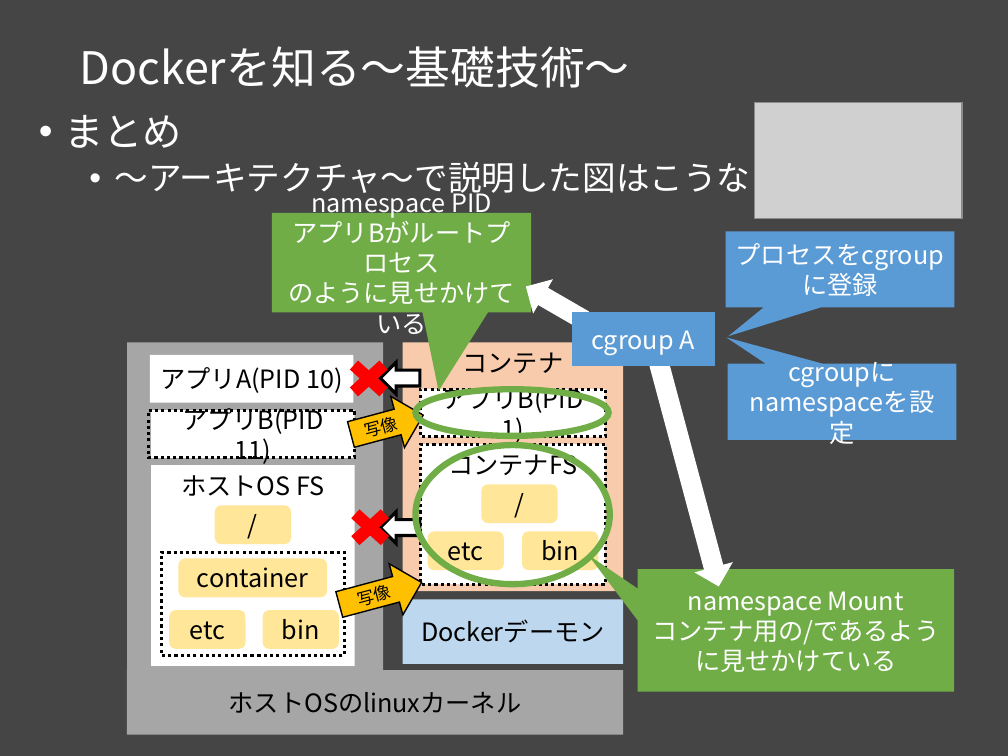
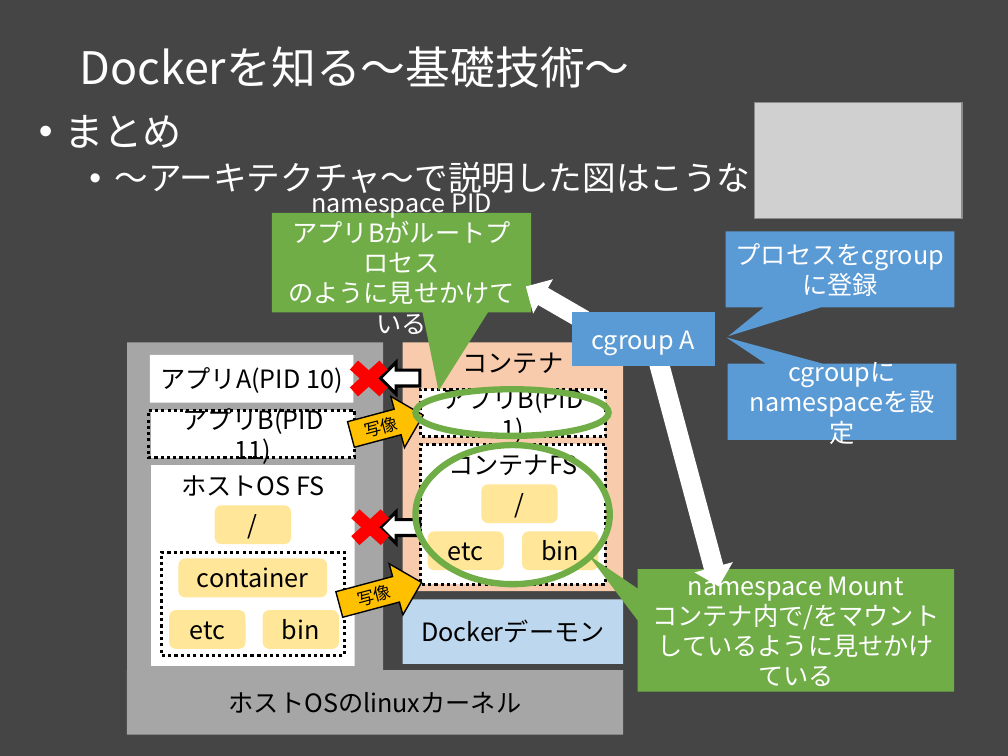
Before and after one commit to msntts/workshop_docker, a slide deck: slide 13 of docker勉強会Vol1.pptx (slide 14 before the commit). Drawn at 1008x756 pixels with LibreOffice and Linux fonts; fonts in the diff are those of the drawing; grey boxes stand for pictures. Boxes give left, top, right and bottom in pixels: in the first picture for what was removed or moved away, otherwise in the second. Text is boxed around its words. In the diff, an @@ line names an element or a change of style, - is before the commit and + after.

```diff
--- a/docker勉強会Vol1.pptx
+++ b/docker勉強会Vol1.pptx
@@ text in speech box at [652,599,939,686]: text changed @@
-コンテナ用の/であるように見せかけている
+コンテナ内で/をマウントしているように見せかけている
```
Also in this commit, not shown: 7 other slides changed, 14 slides added, 1 slide removed.
